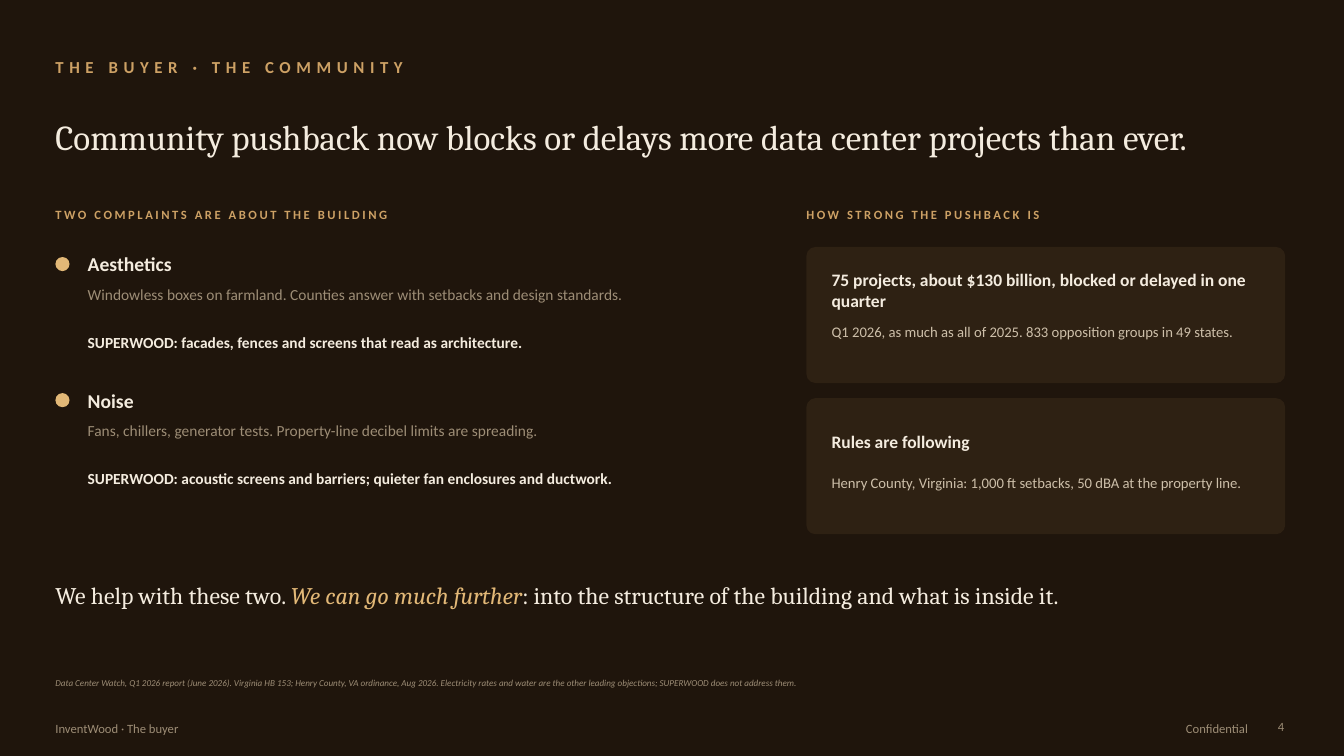
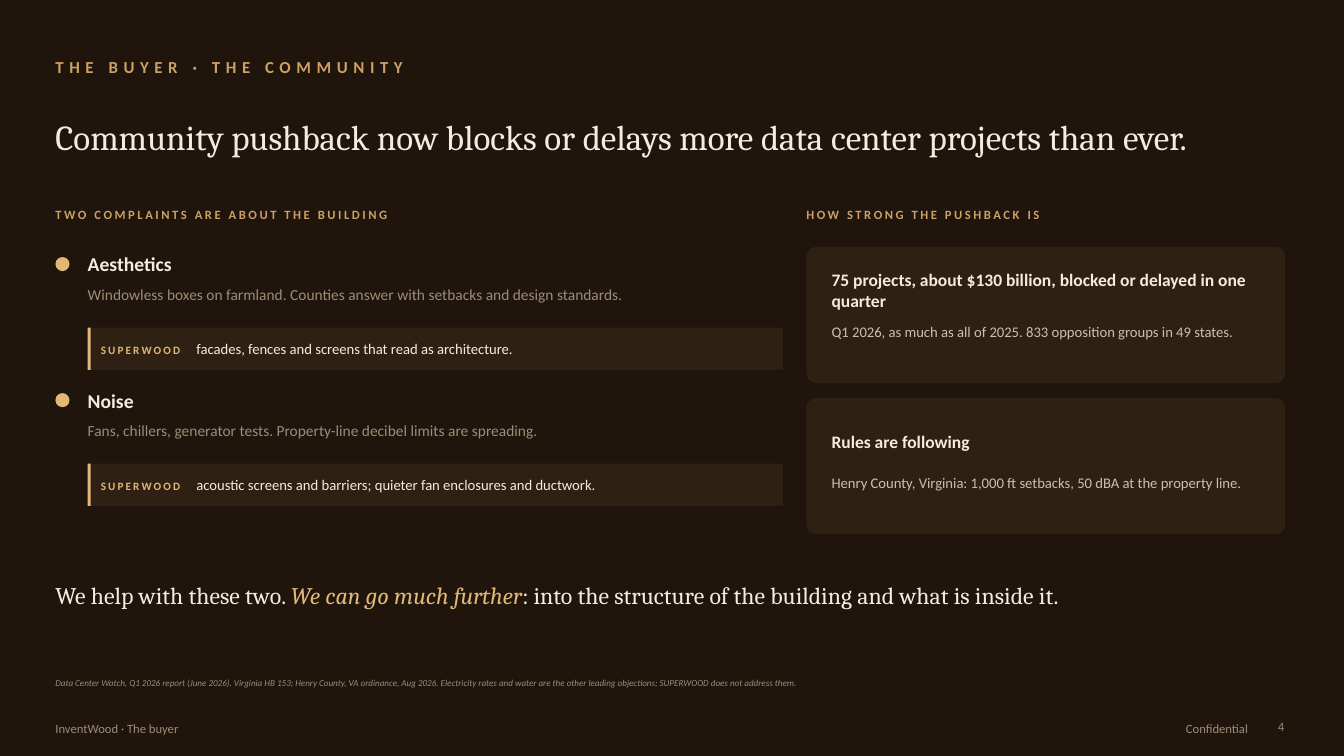
Before and after one commit to alau-hi/decks, a slide deck: slide 4 of superwood-datacenter-investor/SUPERWOOD-for-Data-Centers-Companion.pptx. Drawn at 1344x756 pixels with LibreOffice and Linux fonts; fonts in the diff are those of the drawing. Boxes give left, top, right and bottom in pixels: in the first picture for what was removed or moved away, otherwise in the second. Text is boxed around its words. In the diff, an @@ line names an element or a change of style, - is before the commit and + after.

```diff
--- a/superwood-datacenter-investor/SUPERWOOD-for-Data-Centers-Companion.pptx
+++ b/superwood-datacenter-investor/SUPERWOOD-for-Data-Centers-Companion.pptx
@@ rectangle added at <box>88,328,783,370</box>, fill #2E2113 @@
@@ rectangle added at <box>88,328,91,370</box>, fill #E2B877 @@
@@ text at <box>101,343,513,356</box>: text changed; size 11 to 10.5 pt; bold off @@
-SUPERWOOD: facades, fences and screens that read as architecture.
+SUPERWOOD facades, fences and screens that read as architecture.
@@ rectangle added at <box>88,464,783,506</box>, fill #2E2113 @@
@@ rectangle added at <box>88,464,91,506</box>, fill #E2B877 @@
@@ text at <box>101,479,596,493</box>: text changed; size 11 to 10.5 pt; bold off @@
-SUPERWOOD: acoustic screens and barriers; quieter fan enclosures and ductwork.
+SUPERWOOD acoustic screens and barriers; quieter fan enclosures and ductwork.
```
Also in this commit, not shown: 6 other files.
